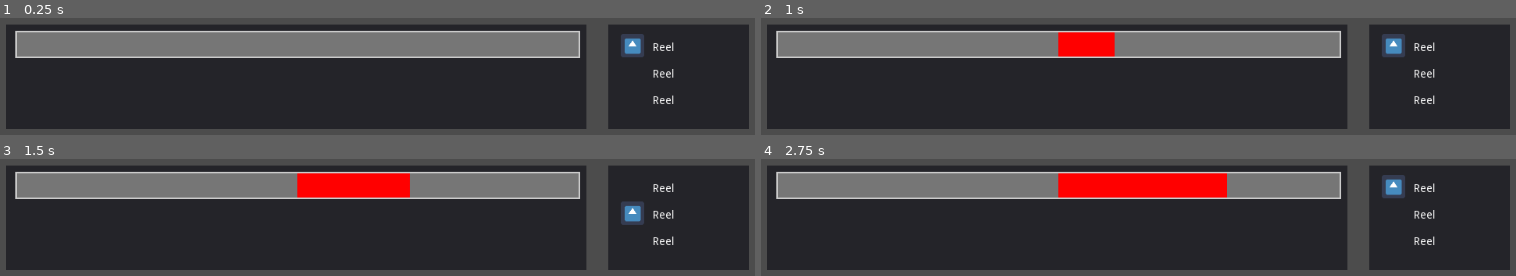
Above: before the commit, frames 1-4 (two rows, left to right).
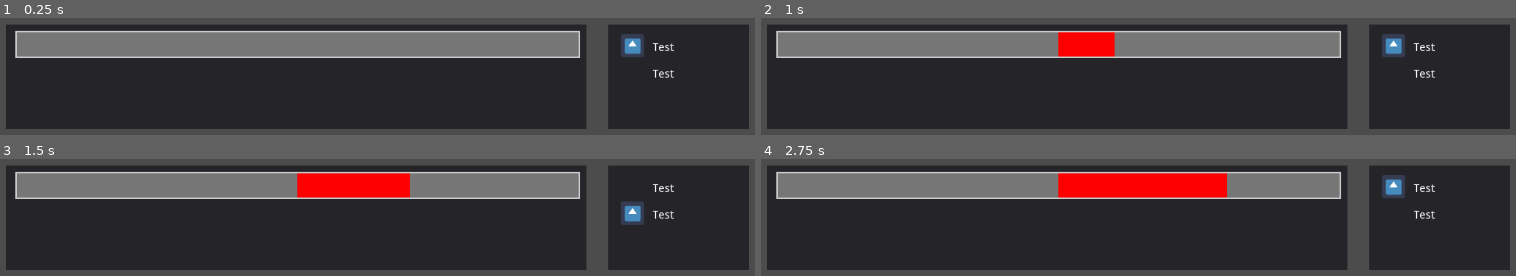
Above: after the commit, the same moments.

Repository: TateKennington/Battle-Fish-Saga
Game: Godot game, scene res://Battle.tscn
Two runs of this game, one before a commit and one after it. Both use one fixed random seed, a clock stepped at 60 frames per second and the inputs below. The engine's default icon, where the game draws it, is replaced by a stand-in: a white triangle on a blue panel in a dark square.
Inputs:
- Up to frame 1 (0.25 s): no input
- Up to frame 2 (1 s): tap Enter at 0.5 s; hold Up from 0.53 s (still down); tap Space at 0.77 s
- Up to frame 3 (1.5 s): tap Space at 1.25 s; release Up at 1.28 s; hold Down from 1.28 s (still down)
- Up to frame 4 (2.75 s): tap Space at 1.52 s; tap Enter at 2 s; release Down at 2.03 s; hold Up from 2.03 s (still down)

The runs differ from the first frame. In frame 1, 0.4% of the frame differs, in the area x 86-90%, y 20-74%; in frame 2, 0.4%; in frame 3, 0.4%; in frame 4, 0.4%.

Commit message:
Implement programmatic adding of moves

Diff:
--- a/GUI/BattleGUI.gd
+++ b/GUI/BattleGUI.gd
@@ -7,12 +7,14 @@
 var selected = 0;
 
 func _ready():
+	$MovesPanel.add_move('Test');
+	$MovesPanel.add_move('Test');
 	update_indicators();
 
 func update_indicators():
 	for i in range($MovesPanel/Indicators.get_child_count()):
-		$MovesPanel/Indicators.get_child(i).get_child(0).visible = false
-	$MovesPanel/Indicators.get_child(selected).get_child(0).visible = true
+		$MovesPanel/Indicators.get_child(i).deactivate();
+	$MovesPanel/Indicators.get_child(selected).activate();
 
 func set_tension(tension: float):
 	tension_bar.set_value(tension)
--- a/GUI/BattleGUI.tscn
+++ b/GUI/BattleGUI.tscn
@@ -1,8 +1,8 @@
 [gd_scene load_steps=4 format=2]
 
 [ext_resource path="res://GUI/Components/TensionBar/TensionBar.tscn" type="PackedScene" id=1]
-[ext_resource path="res://icon.png" type="Texture" id=2]
 [ext_resource path="res://GUI/BattleGUI.gd" type="Script" id=3]
+[ext_resource path="res://GUI/MovesPanel.gd" type="Script" id=4]
 
 [node name="BattleGUI" type="Control"]
 anchor_right = 1.0
@@ -36,6 +36,7 @@
 margin_top = -148.0
 margin_right = -27.0
 margin_bottom = -14.0
+script = ExtResource( 4 )
 __meta__ = {
 "_edit_use_anchors_": false
 }
@@ -51,29 +52,6 @@
 "_edit_use_anchors_": false
 }
 
-[node name="Label" type="Label" parent="MovesPanel/MoveLabels"]
-margin_right = 73.0
-margin_bottom = 30.0
-rect_min_size = Vector2( 0, 30 )
-text = "Reel"
-valign = 1
-
-[node name="Label2" type="Label" parent="MovesPanel/MoveLabels"]
-margin_top = 34.0
-margin_right = 73.0
-margin_bottom = 64.0
-rect_min_size = Vector2( 0, 30 )
-text = "Reel"
-valign = 1
-
-[node name="Label3" type="Label" parent="MovesPanel/MoveLabels"]
-margin_top = 68.0
-margin_right = 73.0
-margin_bottom = 98.0
-rect_min_size = Vector2( 0, 30 )
-text = "Reel"
-valign = 1
-
 [node name="Indicators" type="VBoxContainer" parent="MovesPanel"]
 anchor_right = 1.0
 anchor_bottom = 1.0
@@ -84,47 +62,3 @@
 __meta__ = {
 "_edit_use_anchors_": false
 }
-
-[node name="Control" type="Control" parent="MovesPanel/Indicators"]
-margin_right = 36.0
-margin_bottom = 30.0
-rect_min_size = Vector2( 0, 30 )
-
-[node name="TextureRect" type="TextureRect" parent="MovesPanel/Indicators/Control"]
-margin_right = 80.0
-margin_bottom = 80.0
-rect_scale = Vector2( 0.375, 0.375 )
-texture = ExtResource( 2 )
-__meta__ = {
-"_edit_use_anchors_": false
-}
-
-[node name="Control2" type="Control" parent="MovesPanel/Indicators"]
-margin_top = 34.0
-margin_right = 36.0
-margin_bottom = 64.0
-rect_min_size = Vector2( 0, 30 )
-
-[node name="TextureRect" type="TextureRect" parent="MovesPanel/Indicators/Control2"]
-margin_right = 80.0
-margin_bottom = 80.0
-rect_scale = Vector2( 0.375, 0.375 )
-texture = ExtResource( 2 )
-__meta__ = {
-"_edit_use_anchors_": false
-}
-
-[node name="Control3" type="Control" parent="MovesPanel/Indicators"]
-margin_top = 68.0
-margin_right = 36.0
-margin_bottom = 98.0
-rect_min_size = Vector2( 0, 30 )
-
-[node name="TextureRect" type="TextureRect" parent="MovesPanel/Indicators/Control3"]
-margin_right = 80.0
-margin_bottom = 80.0
-rect_scale = Vector2( 0.375, 0.375 )
-texture = ExtResource( 2 )
-__meta__ = {
-"_edit_use_anchors_": false
-}
--- /dev/null
+++ b/GUI/Components/Indicator/Indicator.gd
@@ -0,0 +1,7 @@
+extends Control
+
+func deactivate():
+	$TextureRect.hide()
+
+func activate():
+	$TextureRect.show()
--- /dev/null
+++ b/GUI/Components/Indicator/Indicator.tscn
@@ -0,0 +1,22 @@
+[gd_scene load_steps=3 format=2]
+
+[ext_resource path="res://icon.png" type="Texture" id=1]
+[ext_resource path="res://GUI/Components/Indicator/Indicator.gd" type="Script" id=2]
+
+[node name="Indicator" type="Control"]
+margin_right = 36.0
+margin_bottom = 30.0
+rect_min_size = Vector2( 0, 30 )
+script = ExtResource( 2 )
+__meta__ = {
+"_edit_use_anchors_": false
+}
+
+[node name="TextureRect" type="TextureRect" parent="."]
+margin_right = 80.0
+margin_bottom = 80.0
+rect_scale = Vector2( 0.375, 0.375 )
+texture = ExtResource( 1 )
+__meta__ = {
+"_edit_use_anchors_": false
+}
--- /dev/null
+++ b/GUI/Components/MoveLabel/MoveLabel.tscn
@@ -0,0 +1,9 @@
+[gd_scene format=2]
+
+[node name="MoveLabel" type="Label"]
+margin_top = -1.0
+margin_right = 73.0
+margin_bottom = 29.0
+rect_min_size = Vector2( 0, 30 )
+text = "Test"
+valign = 1
--- /dev/null
+++ b/GUI/MovesPanel.gd
@@ -0,0 +1,10 @@
+extends Panel
+
+onready var indicator = preload("res://GUI/Components/Indicator/Indicator.tscn");
+onready var move_label = preload("res://GUI/Components/MoveLabel/MoveLabel.tscn");
+
+func add_move(name:String):
+	var new_label: Label = move_label.instance();
+	new_label.text = name;
+	$MoveLabels.add_child(new_label);
+	$Indicators.add_child(indicator.instance());
